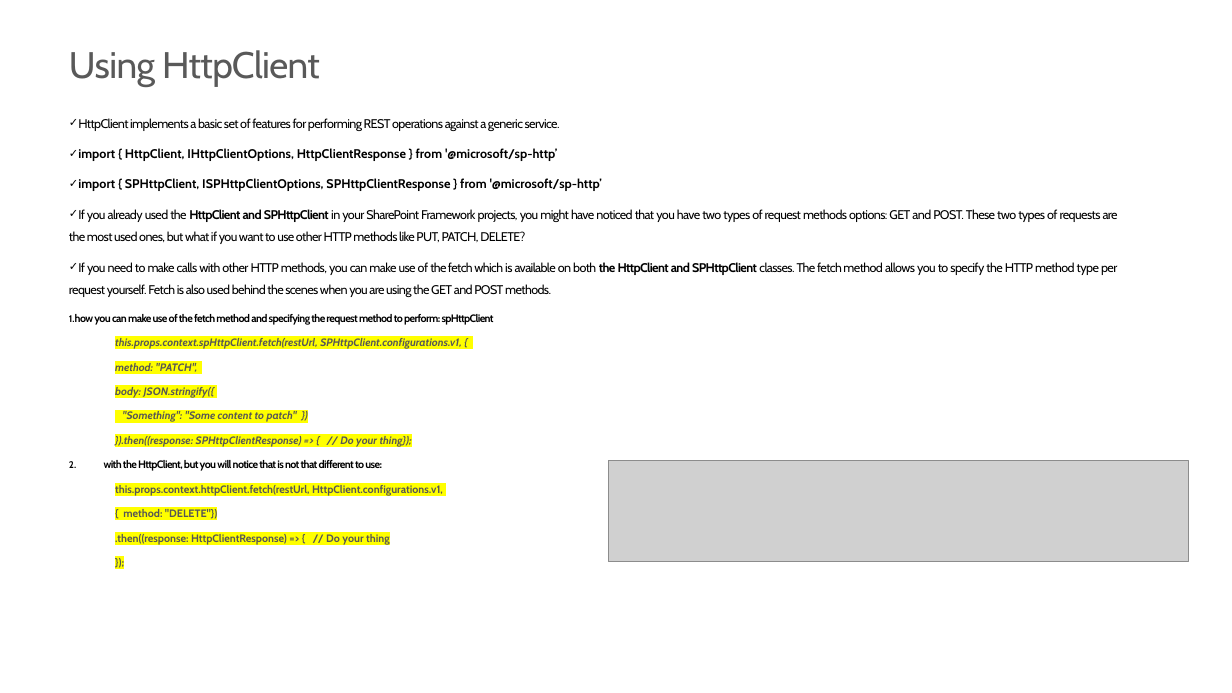
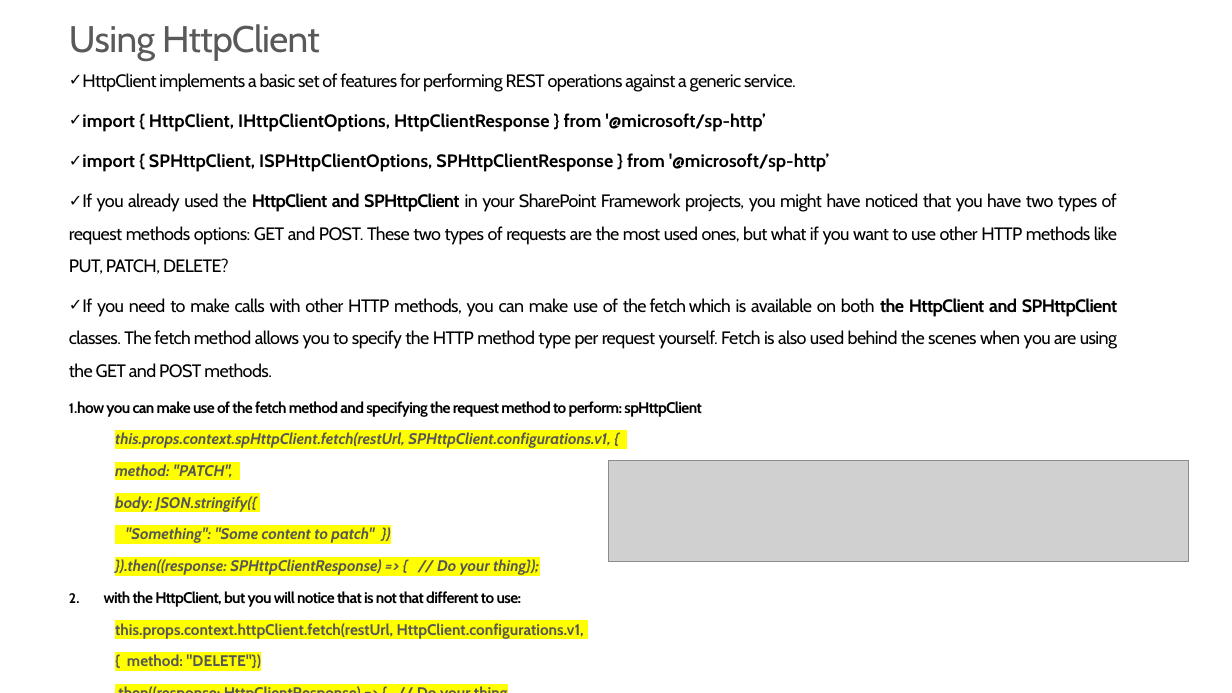
Before and after one commit to JPOWER4/SharePoint-2019-Training, a slide deck: slide 7 of Microsoft SharePoint 2019 Module 10.pptx. Drawn at 1232x693 pixels with LibreOffice and Linux fonts; fonts in the diff are those of the drawing; grey boxes stand for pictures; background and template pictures are left out. Boxes give left, top, right and bottom in pixels: in the first picture for what was removed or moved away, otherwise in the second. Text is boxed around its words. In the diff, an @@ line names an element or a change of style, - is before the commit and + after.

```diff
--- a/Microsoft SharePoint 2019 Module 10.pptx
+++ b/Microsoft SharePoint 2019 Module 10.pptx
@@ title "Using HttpClient": place and size @@
-title "Using HttpClient" at [69, 50, 320, 87]
+title "Using HttpClient" at [69, 24, 320, 61]
@@ text "HttpClient implements a basic set ...": place and size @@
-text "HttpClient implements a basic set ..." at [69, 118, 1118, 545]
+text "HttpClient implements a basic set ..." at [69, 73, 1117, 668]
@@ text "HttpClient implements a basic set ..." at [69, 73, 1117, 668]: size 9.8 to 14 pt in "HttpClient implements a basic set of features ...", "import { HttpClient, IHttpClientOptions, HttpClientResponse  ...", "import { SPHttpClient, ISPHttpClientOptions, SPHttpClientRes ...", "If you already used the HttpClient and ..." and 1 more places; size 8.3 to 12 pt in "how you can make use of the ...", "this.props.context.spHttpClient.fetch(restUrl, SPHttpClient. ...", "method: "PATCH",", "body: JSON.stringify({" and 7 more places @@
```
Also in this commit, not shown: 1 other slide changed, 1 other file.
